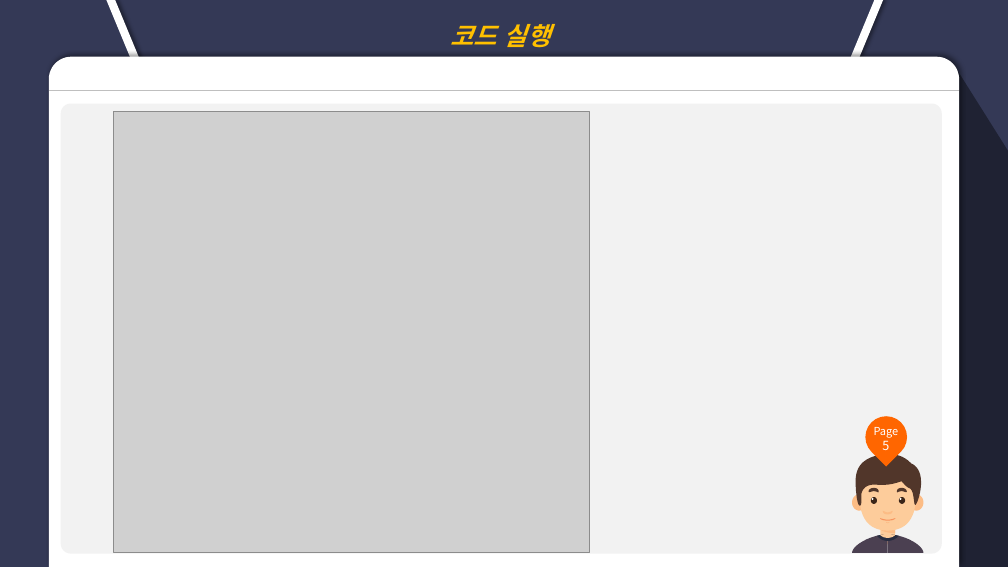
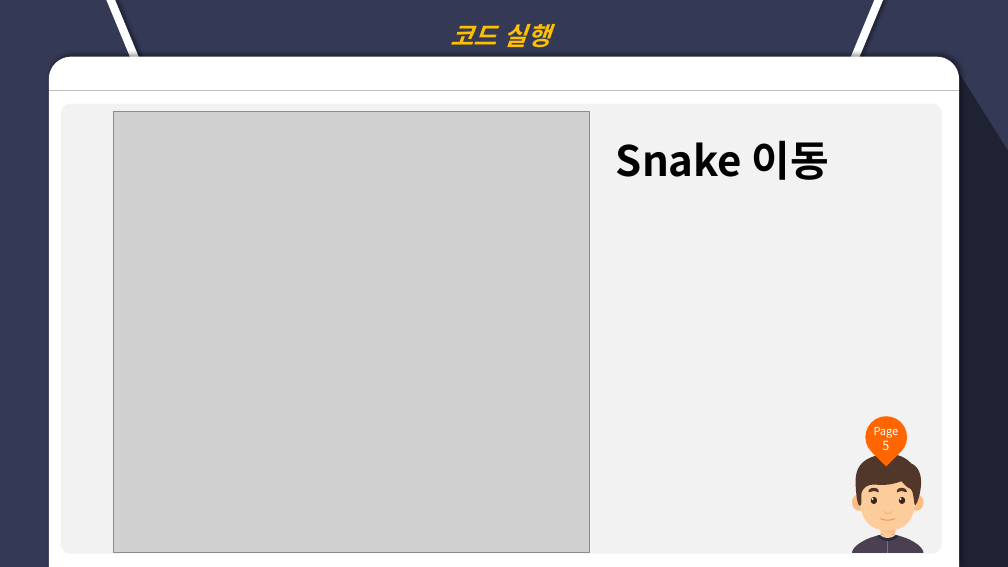
Before and after one commit to chenzijian0/Linux_SnakeGame, a slide deck: slide 12 of Snake_game.pptx. Drawn at 1008x567 pixels with LibreOffice and Linux fonts; fonts in the diff are those of the drawing; grey boxes stand for pictures. Boxes give left, top, right and bottom in pixels: in the first picture for what was removed or moved away, otherwise in the second. Text is boxed around its words. In the diff, an @@ line names an element or a change of style, - is before the commit and + after.

```diff
--- a/Snake_game.pptx
+++ b/Snake_game.pptx
@@ text added at (616, 140, 829, 180), 40 pt, text #000000, bold @@
+Snake 이동
```
Also in this commit, not shown: 7 other slides changed, 1 other file.
